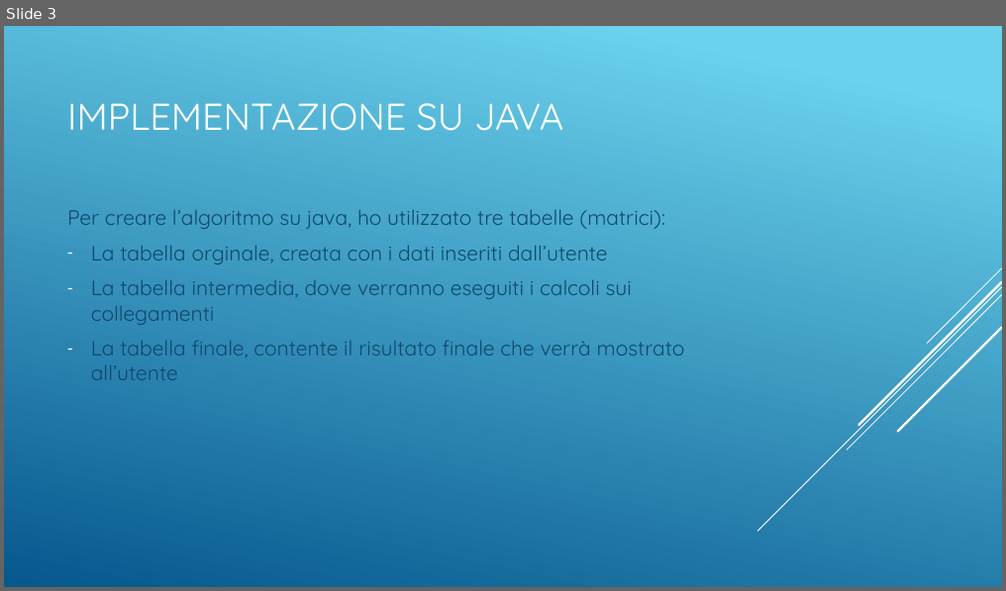
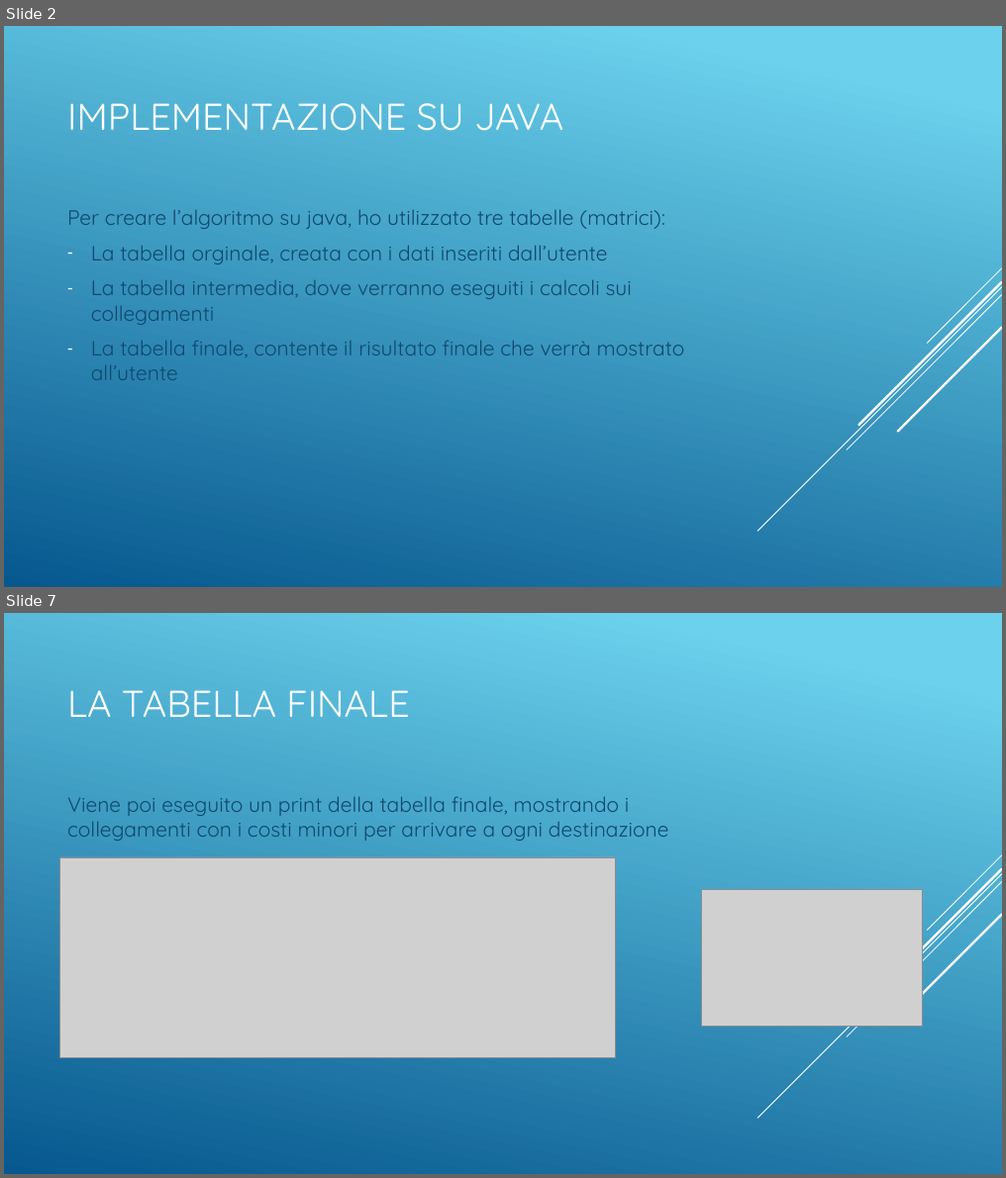
Before and after one commit to Bubuz123/Progetto-sistemi, a slide deck: Presentazione.pptx. Shown one above the other, each under a label of ours: slide 3 before the commit, slides 2 and 7 after it; the slides between them are not shown. The pictures are 1006x591 and 1006x1178 pixels, drawn with LibreOffice and Linux fonts; fonts in the diff are those of the drawing; grey boxes stand for pictures. Boxes give left, top, right and bottom in pixels: in the first picture for what was removed or moved away, otherwise in the second. Text is boxed around its words. In the diff, an @@ line names an element or a change of style, - is before the commit and + after.

```diff
--- a/Presentazione.pptx
+++ b/Presentazione.pptx
@@ slide 7 added at box(4, 613, 1002, 1174), background gradient #6ED2EB to #06588E; not listed: 5 template elements that a slide beside it also shows @@
@@ title added at box(67, 690, 409, 717), 36 pt, text #FFFFFF @@
+LA TABELLA FINALE
@@ text added at box(67, 797, 669, 841), 20 pt, text #0F496F @@
+Viene poi eseguito un print della tabella finale, mostrando i collegamenti con i costi minori per arrivare a ogni destinazione
@@ picture added at box(60, 858, 616, 1059) @@
@@ picture added at box(702, 890, 923, 1027) @@
@@ what was slide 3 is now slide 2 @@
```
Also in this commit, not shown: 2 slides changed, 3 other slides added, 2 slides removed, 2 other files.
